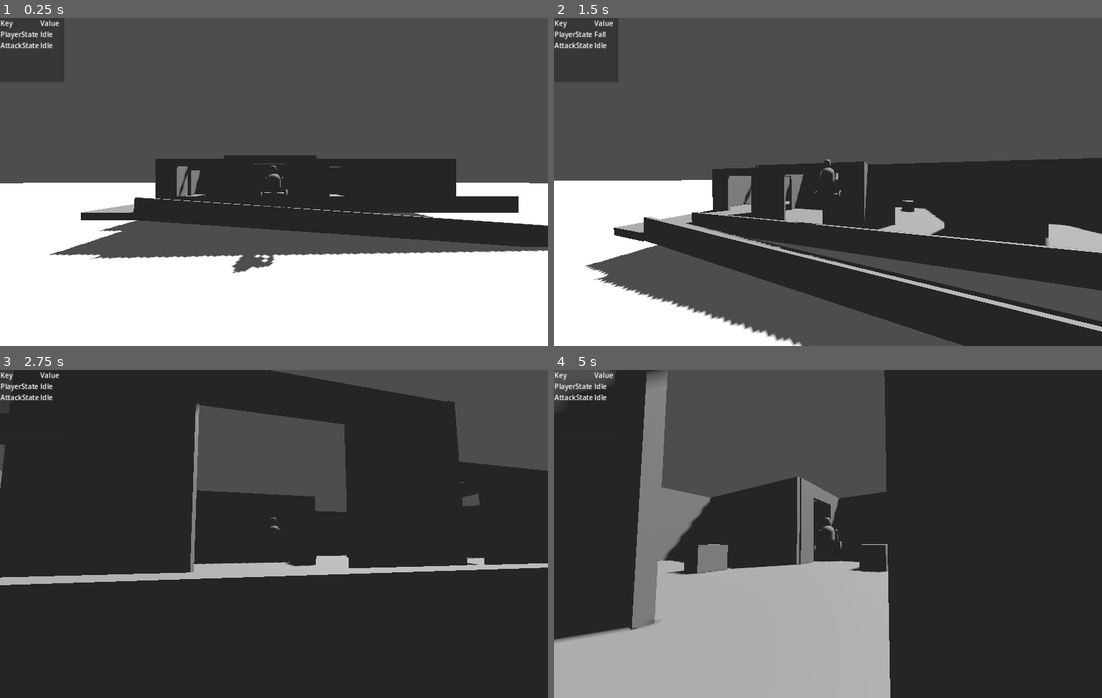
Above: before the commit, frames 1-4 (two rows, left to right).
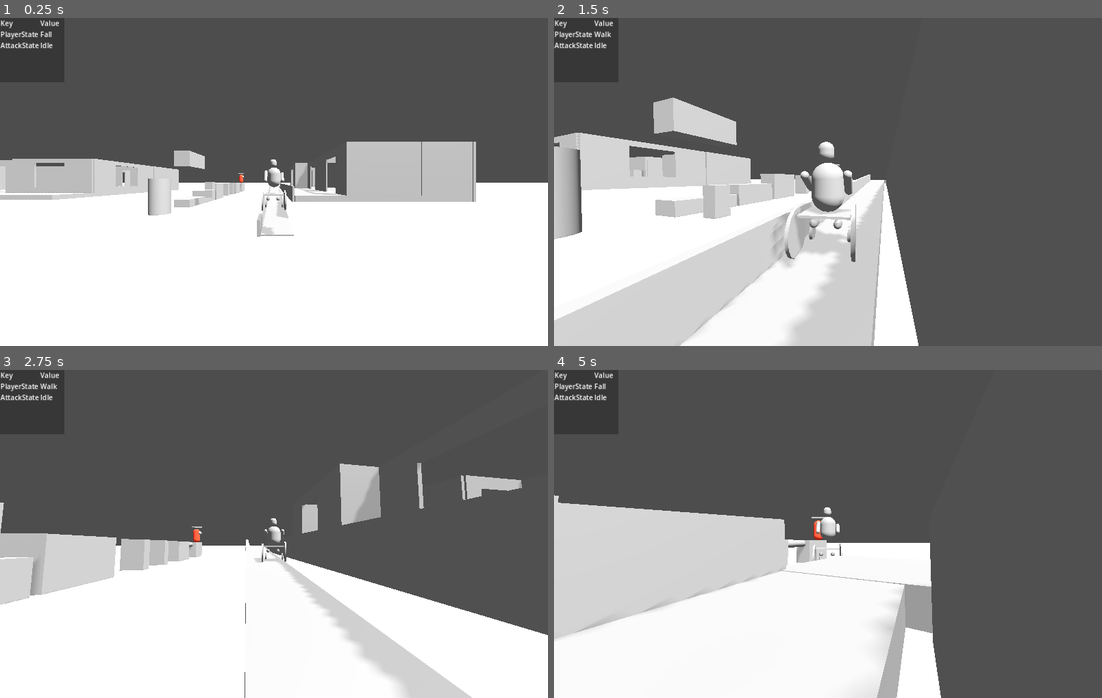
Above: after the commit, the same moments.

Repository: ee0pdt/godot-tps-test
Game: Godot game, scene res://main.tscn
Two runs of this game, one before a commit and one after it. Both use one fixed random seed, a clock stepped at 60 frames per second and the inputs below.
Inputs (mouse positions are in pixels of both pictures, inside the frame that each line leads up to):
- Up to frame 1 (0.25 s): no input
- Up to frame 2 (1.5 s): move the mouse to (855, 182) at 0.52 s; hold Up (forward) from 0.53 s (still down); click (855, 182) at 0.6 s; tap Space (jump) at 0.77 s; move the mouse to (800, 182) at 1.27 s; tap E (interact) at 1.35 s
- Up to frame 3 (2.75 s): keep holding Up (forward); tap Space (jump) at 1.52 s; move the mouse to (284, 527) at 2.02 s; click (284, 527) at 2.1 s
- Up to frame 4 (5 s): keep holding Up (forward); move the mouse to (822, 540) at 2.77 s; tap E (interact) at 2.85, 4.35 s; tap Space (jump) at 3.02, 3.77, 4.52 s; move the mouse to (866, 537) at 3.52 s; click (866, 537) at 3.6 s; move the mouse to (784, 530) at 4.27 s

The runs differ from the first frame. In frame 1, 25% of the frame differs, in the area x 0-100%, y 3-78%; in frame 2, 51%; in frame 3, 84%, in the area x 0-100%, y 0-100%; in frame 4, 83%.

Commit message:
Tweaks to sizing

Diff:
--- a/main.tscn
+++ b/main.tscn
@@ -15,6 +15,10 @@
 data = PackedVector3Array(500, 0, 500, -500, 0, 500, 500, 0, -500, -500, 0, 500, -500, 0, -500, 500, 0, -500)
 
 [sub_resource type="Environment" id="Environment_f0shl"]
+ambient_light_source = 2
+ambient_light_color = Color(1, 1, 1, 1)
+ambient_light_energy = 0.2
+tonemap_mode = 2
 
 [sub_resource type="CylinderMesh" id="CylinderMesh_5aywl"]
 
@@ -30,7 +34,7 @@
 [node name="Node3D" type="Node3D"]
 
 [node name="Player" parent="." node_paths=PackedStringArray("current_weapon") instance=ExtResource("1_ffgii")]
-transform = Transform3D(1, 0, 0, 0, 1, 0, 0, 0, 1, -4.88798, 1.9129, -5.30226)
+transform = Transform3D(-4.37114e-08, 0, 1, 0, 1, 0, -1, 0, -4.37114e-08, 5.99298, 1.9129, -5.87444)
 current_weapon = NodePath("Melee")
 
 [node name="Ground" type="MeshInstance3D" parent="."]
@@ -47,6 +51,7 @@
 [node name="DirectionalLight3D" type="DirectionalLight3D" parent="."]
 transform = Transform3D(-0.831974, -0.462021, 0.307175, -3.42318e-09, 0.553654, 0.832747, -0.554815, 0.692824, -0.460625, -1.10664, 3.06056, 0)
 shadow_enabled = true
+shadow_opacity = 0.5
 
 [node name="MeshInstance3D2" type="MeshInstance3D" parent="."]
 transform = Transform3D(1, 0, 0, 0, 1, 0, 0, 0, 1, 2.50983, 0.801138, 0)
--- a/player/player.tscn
+++ b/player/player.tscn
@@ -484,7 +484,7 @@
 skeleton = NodePath("../Body")
 
 [node name="Arm_r_origin" type="Node3D" parent="Mesh"]
-transform = Transform3D(1, 0, 0, 0, 1, 0, 0, 0, 1, 0.301416, -0.119023, 0)
+transform = Transform3D(1, 0, 0, 0, 1, 0, 0, 0, 1, 0.301416, -0.119024, 0.135243)
 
 [node name="Arm_r" type="MeshInstance3D" parent="Mesh/Arm_r_origin"]
 transform = Transform3D(1, -1.06581e-14, 4.74906e-22, 6.7036e-22, -7.86374e-08, -1, 1.06581e-14, 1, -9.50531e-08, -0.0535103, -0.00783116, -0.126722)
@@ -496,7 +496,7 @@
 transform = Transform3D(1, 0, -6.48257e-25, 0, 1, 0, -6.48257e-25, 0, 1, 0, -0.150333, 0)
 
 [node name="Arm_l_origin" type="Node3D" parent="Mesh"]
-transform = Transform3D(1, -3.48787e-16, 3.48787e-16, 3.48787e-16, 1, -3.48787e-16, -3.48787e-16, 3.48787e-16, 1, -0.376654, -0.119023, 0)
+transform = Transform3D(1, -3.48787e-16, 3.48787e-16, 3.48787e-16, 1, -3.48787e-16, -3.48787e-16, 3.48787e-16, 1, -0.376654, -0.119024, 0.135243)
 
 [node name="Arm_l" type="MeshInstance3D" parent="Mesh/Arm_l_origin"]
 transform = Transform3D(1, -1.06581e-14, 4.68222e-22, 2.34598e-22, -3.60271e-08, -1, 1.06581e-14, 1, -2.06807e-08, 0.131527, -0.00783116, -0.126722)
@@ -508,20 +508,32 @@
 transform = Transform3D(1, -3.48787e-16, -3.48787e-16, 3.48787e-16, 1, 0, 3.48787e-16, 0, 1, -0.00922793, -0.150333, 0)
 
 [node name="Wheel" type="CSGCylinder3D" parent="Mesh"]
-transform = Transform3D(-5.56205e-08, 1, 4.46638e-06, -1, -5.95933e-08, -4.46638e-06, -4.46638e-06, -4.46638e-06, 1, 0.37946, -0.71768, -3.20543e-06)
+transform = Transform3D(-5.56205e-08, 1, 4.46638e-06, -1, -5.95933e-08, -4.46638e-06, -4.46638e-06, -4.46638e-06, 1, 0.31739, -0.717681, 0.216715)
 radius = 0.29
 height = 0.04
 sides = 16
 
+[node name="Wheel3" type="CSGCylinder3D" parent="Mesh"]
+transform = Transform3D(-5.56205e-08, 1, 4.46638e-06, -1, -5.95933e-08, -4.46638e-06, -4.46638e-06, -4.46638e-06, 1, 0.252352, -0.885197, -0.194426)
+radius = 0.1
+height = 0.04
+sides = 16
+
+[node name="Wheel4" type="CSGCylinder3D" parent="Mesh"]
+transform = Transform3D(-5.56205e-08, 1, 4.46638e-06, -1, -5.95933e-08, -4.46638e-06, -4.46638e-06, -4.46638e-06, 1, -0.253427, -0.885197, -0.194426)
+radius = 0.1
+height = 0.04
+sides = 16
+
 [node name="Wheel2" type="CSGCylinder3D" parent="Mesh"]
-transform = Transform3D(-5.56205e-08, 1, 4.46638e-06, -1, -5.95933e-08, -4.46638e-06, -4.46638e-06, -4.46638e-06, 1, -0.367118, -0.75705, -3.38127e-06)
+transform = Transform3D(-5.56205e-08, 1, 4.46638e-06, -1, -5.95933e-08, -4.46638e-06, -4.46638e-06, -4.46638e-06, 1, -0.323387, -0.757051, 0.216715)
 radius = 0.28
 height = 0.04
 sides = 16
 
 [node name="CSGBox3D" type="CSGBox3D" parent="Mesh"]
-transform = Transform3D(1, -3.89485e-24, 0, -3.89485e-24, 1, 0, 0, 0, 1, 0.00814819, -0.549954, 0.00744282)
-size = Vector3(0.6, 0.047, 0.594)
+transform = Transform3D(1, -3.89485e-24, 0, -3.89485e-24, 1, 0, 0, 0, 1, 0.00037843, -0.560178, 0.0324077)
+size = Vector3(0.572424, 0.0265518, 0.54407)
 
 [node name="AnimationPlayer" type="AnimationPlayer" parent="."]
 libraries = {
